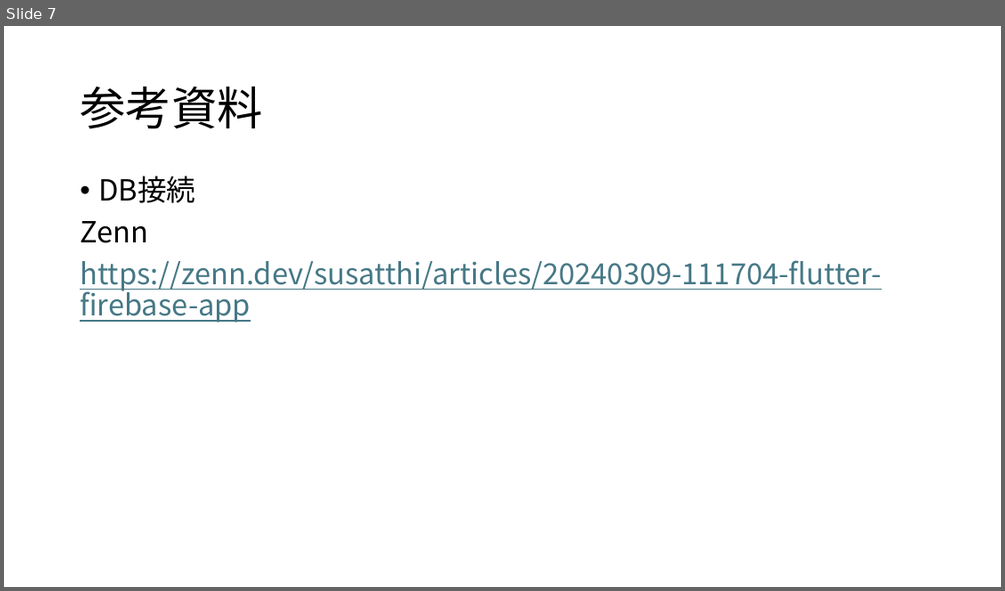
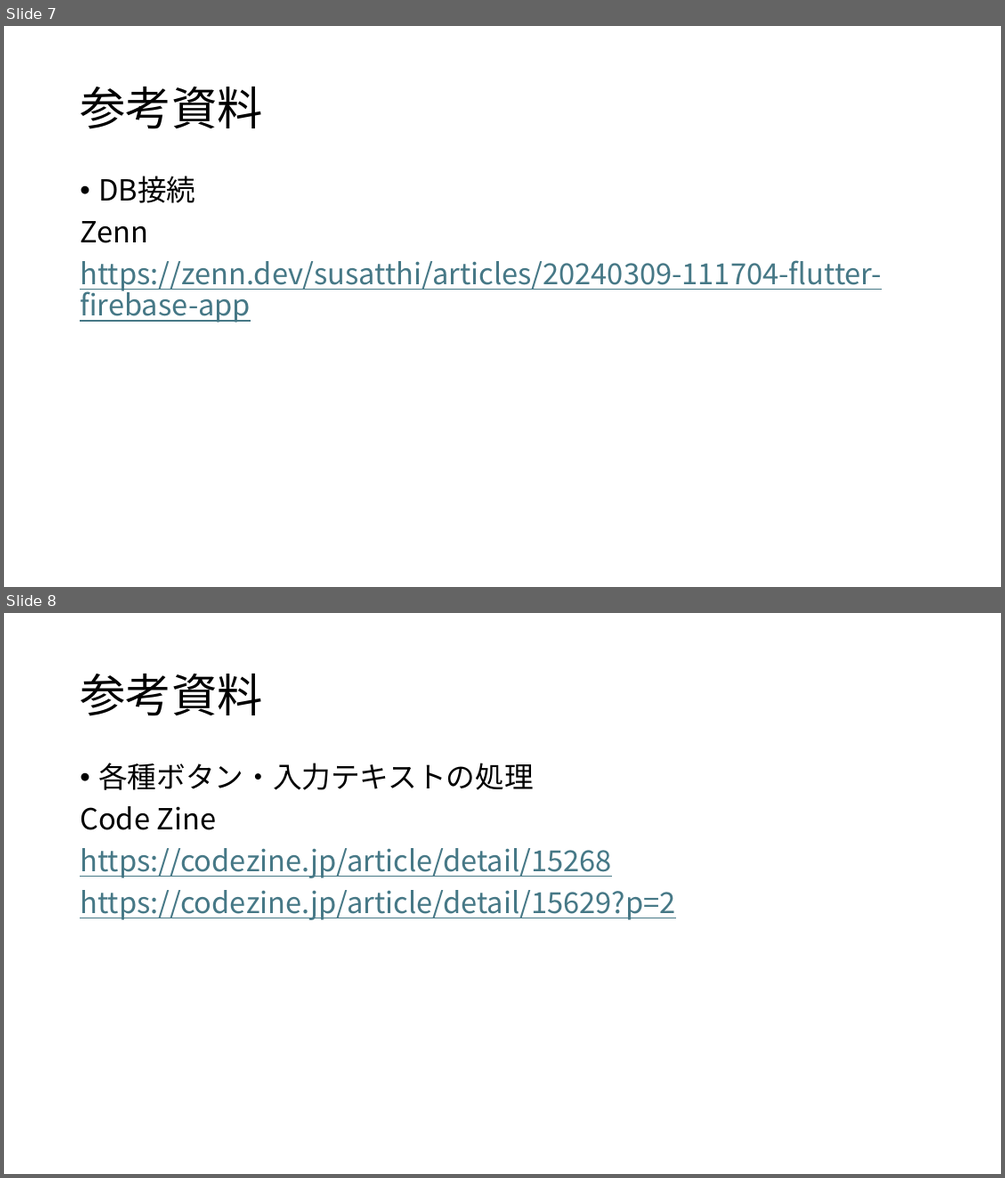
Before and after one commit to KotaWata223/flutter_application, a slide deck: シフマネ_渡辺晃大朗.pptx. Shown one above the other, each under a label of ours: slide 7 before the commit, slides 7 and 8 after it. The pictures are 1005x591 and 1005x1178 pixels, drawn with LibreOffice and Linux fonts; fonts in the diff are those of the drawing. Boxes give left, top, right and bottom in pixels: in the first picture for what was removed or moved away, otherwise in the second. Text is boxed around its words. In the diff, an @@ line names an element or a change of style, - is before the commit and + after.

Commit message:
内容修正

```diff
--- a/シフマネ_渡辺晃大朗.pptx
+++ b/シフマネ_渡辺晃大朗.pptx
@@ slide 8 added at (4, 613, 1001, 1174), background #FFFFFF @@
@@ title added at (80, 674, 262, 716), 44 pt, text #000000 @@
+参考資料
@@ text added at (80, 763, 675, 920), 28 pt, text #467886, underline @@
+• 各種ボタン・入力テキストの処理
+Code Zine
+https://codezine.jp/article/detail/15268
+https://codezine.jp/article/detail/15629?p=2
```
